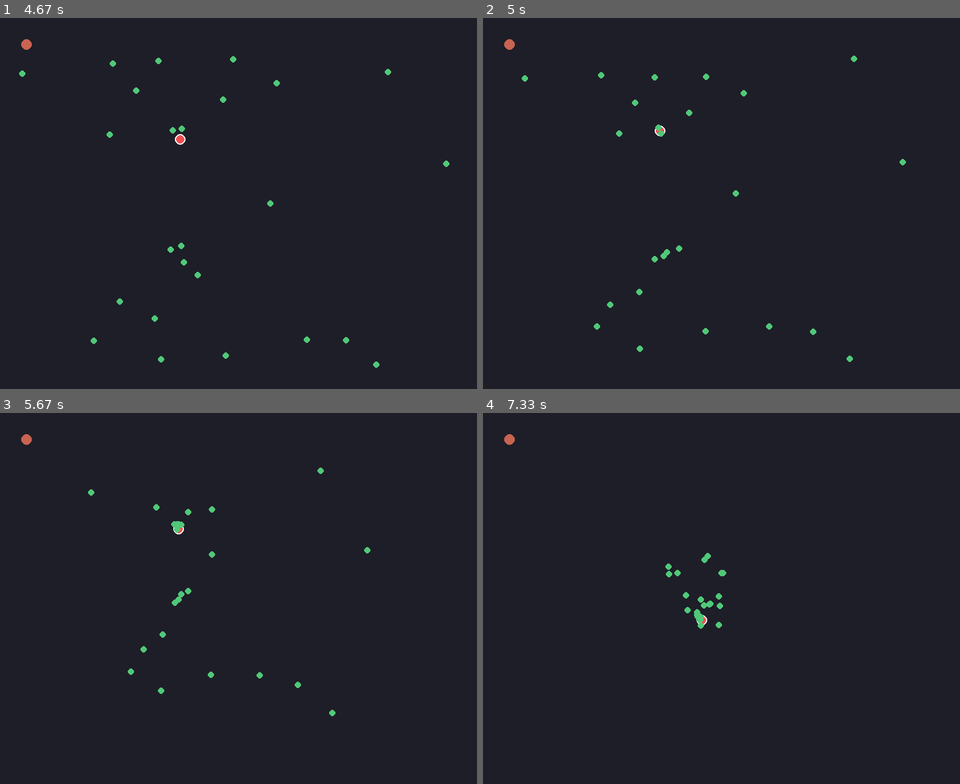
Above: before the commit, frames 1-4 (two rows, left to right).
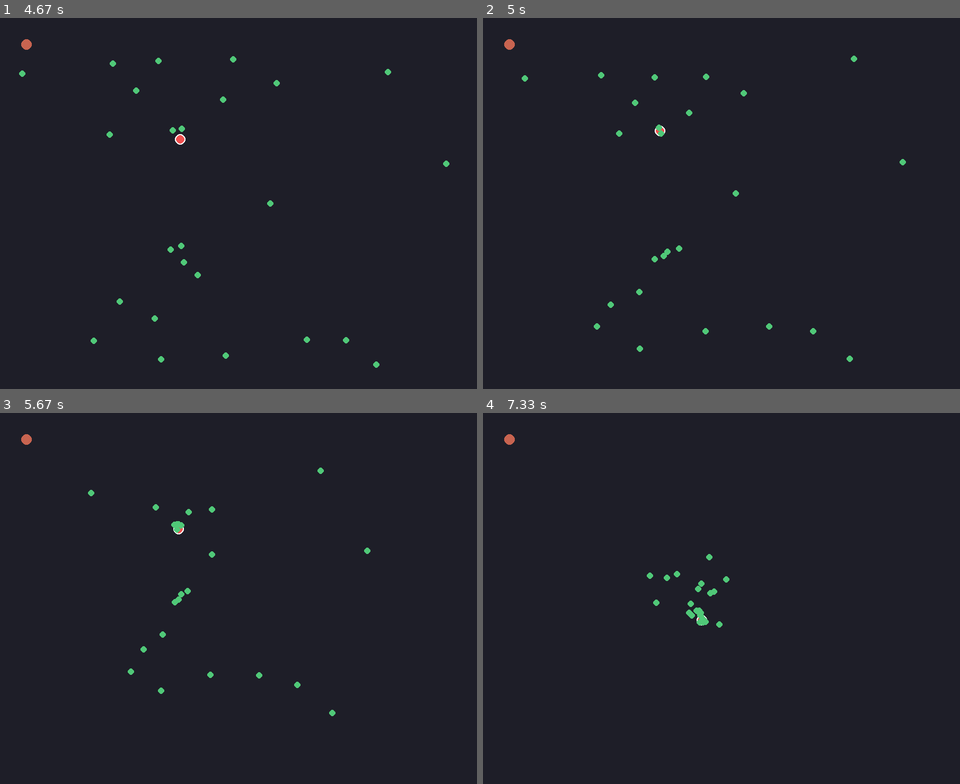
Above: after the commit, the same moments.

Repository: ASachoTanzer/ME459Swarm
Game: pygame game, started from swarm_sim/main.py
Two runs of this game, one before a commit and one after it. Both use one fixed random seed, a clock stepped at 60 frames per second and the inputs below.
Inputs:
- Up to frame 1 (4.67 s): no input
- Up to frame 2 (5 s): no input
- Up to frame 3 (5.67 s): no input
- Up to frame 4 (7.33 s): no input

Frame 1 is identical in both runs. In frame 2, less than 0.1% of the frame differs, in the area x 26-70%, y 28-86%; in frame 3, less than 0.1%; in frame 4, 0.4%, in the area x 34-52%, y 37-59%.

Commit message:
changed mothership signal to agent position, not target position

Diff:
--- a/swarm_sim/agents.py
+++ b/swarm_sim/agents.py
@@ -31,8 +31,9 @@
     def detect_and_report(self, sim):
         # detect true target if within detection radius and report position
         if algorithms.distance(self.pos, sim.target_pos) <= self.detection_radius:
-            tx, ty = sim.target_pos
-            sim.mothership.receive_detection(self, (tx, ty))
+            # tx, ty = sim.target_pos
+            # sim.mothership.receive_detection(self, (tx, ty))
+            sim.mothership.receive_detection(self, self.pos)
 
     def receive_transmission(self, estimated_pos, confidence, sim=None):
         # mothership-provided estimated target location
